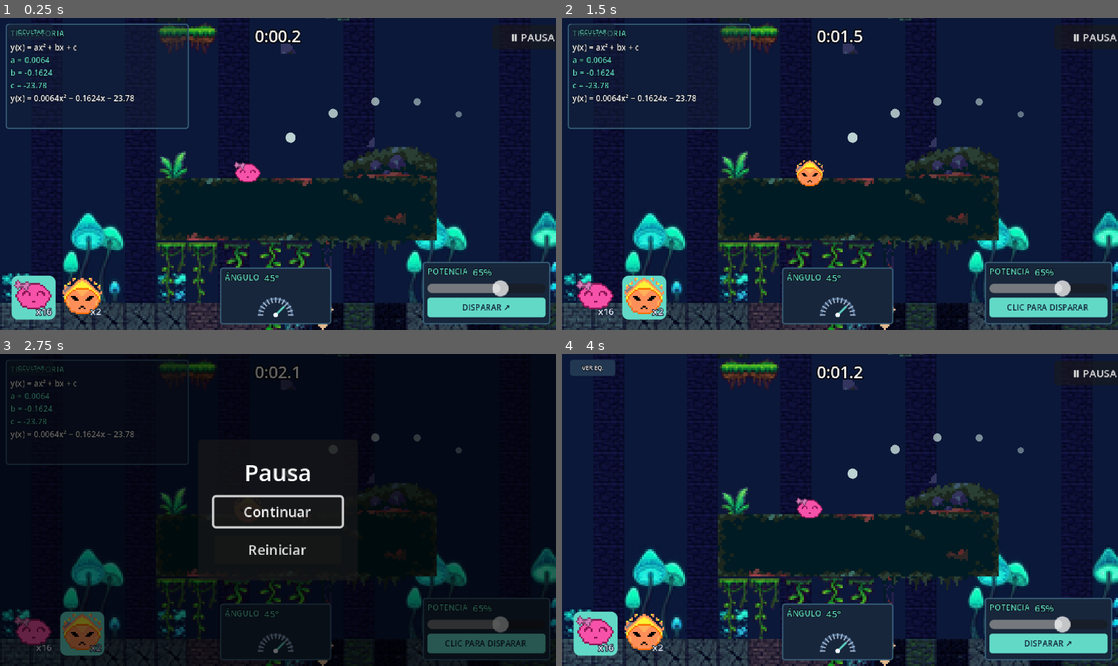
Above: before the commit, frames 1-4 (two rows, left to right).
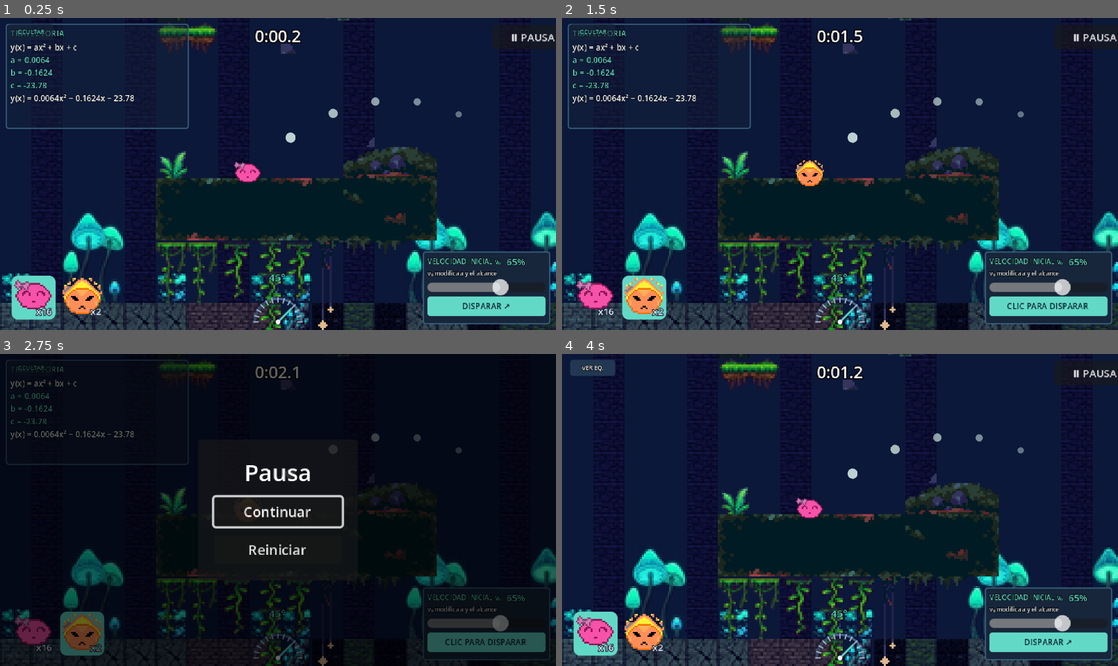
Above: after the commit, the same moments.

Repository: Navarro0k/Slimeterra
Game: Godot game, scene res://Scenes/Levels/jungleLevel.tscn
The game is run twice, just before and just after one commit, with the same random seed, the same clock (stepped at 60 frames per second) and the same inputs.
Inputs:
- Up to frame 1 (0.25 s): no input
- Up to frame 2 (1.5 s): click "x16" at 0.5 s; click "x2" at 1.25 s
- Up to frame 3 (2.75 s): click "Ⅱ PAUSA" at 2 s
- Up to frame 4 (4 s): click "Reiniciar" at 2.75 s; click "OCULTAR" at 3.5 s

The runs differ from the first frame. In frame 1, 3.2% of the frame differs, in the area x 39-99%, y 74-99%; in frame 2, 3.3%; in frame 3, 1.6%; in frame 4, 3.2%.

Commit message:
update shoot hud v5 final

Diff:
--- a/Scripts/shot_dial.gd
+++ b/Scripts/shot_dial.gd
@@ -17,7 +17,7 @@
 const MUTED := Color("#A6B8D0")
 
 func _ready() -> void:
-	custom_minimum_size = Vector2(82, 31)
+	custom_minimum_size = Vector2(98, 37)
 	mouse_filter = Control.MOUSE_FILTER_STOP
 	queue_redraw()
 
--- a/Scripts/shot_hud.gd
+++ b/Scripts/shot_hud.gd
@@ -111,32 +111,35 @@
 	_equation_toggle.pressed.connect(_on_equation_toggle_pressed)
 	root.add_child(_equation_toggle)
 
-	# Panel de ángulo centrado en la zona inferior, sin duplicar la lectura.
-	var dial_panel := _panel_contenedor(root, "AnglePanel", Vector2(190, 216), Vector2(96, 49), Color("#17263B"))
+	# Brújula sin panel de fondo; lectura única del ángulo y dial 20% mayor.
 	var dial_col := VBoxContainer.new()
+	dial_col.name = "AngleControls"
+	dial_col.position = Vector2(184, 218)
+	dial_col.size = Vector2(112, 49)
 	dial_col.add_theme_constant_override("separation", 0)
-	dial_panel.add_child(dial_col)
-	var dial_header := HBoxContainer.new()
-	dial_col.add_child(dial_header)
-	dial_header.add_child(_label("ÁNGULO", 7))
-	_angle_label = _label("45°", 8)
-	dial_header.add_child(_angle_label)
+	root.add_child(dial_col)
+	_angle_label = _label("45°", 9)
+	_angle_label.horizontal_alignment = HORIZONTAL_ALIGNMENT_CENTER
+	dial_col.add_child(_angle_label)
 	_angle_dial = preload("res://Scripts/shot_dial.gd").new()
 	_angle_dial.name = "AngleDial"
-	_angle_dial.custom_minimum_size = Vector2(86, 31)
+	_angle_dial.custom_minimum_size = Vector2(104, 37)
 	dial_col.add_child(_angle_dial)
 	_angle_dial.angle_changed.connect(_on_angle_changed)
 
-	# Potencia y botón de disparo en la esquina inferior derecha.
-	var power_panel := _panel_contenedor(root, "PowerPanel", Vector2(365, 211), Vector2(110, 54), Color("#17263B"))
+	# El control representa la velocidad inicial v₀, ajustada mediante el porcentaje
+	# de potencia. v₀ cambia el coeficiente a (curvatura) y el alcance del disparo.
+	var power_panel := _panel_contenedor(root, "PowerPanel", Vector2(365, 202), Vector2(110, 63), Color("#17263B"))
 	var power_col := VBoxContainer.new()
 	power_col.add_theme_constant_override("separation", 0)
 	power_panel.add_child(power_col)
 	var power_header := HBoxContainer.new()
 	power_col.add_child(power_header)
-	power_header.add_child(_label("POTENCIA", 7))
+	power_header.add_child(_label("VELOCIDAD INICIAL v₀", 6))
 	_power_label = _label("65%", 8)
 	power_header.add_child(_power_label)
+	var power_hint := _label("v₀ modifica a y el alcance", 5, TEXT)
+	power_col.add_child(power_hint)
 	_power_slider = HSlider.new()
 	_power_slider.min_value = 0
 	_power_slider.max_value = 100
